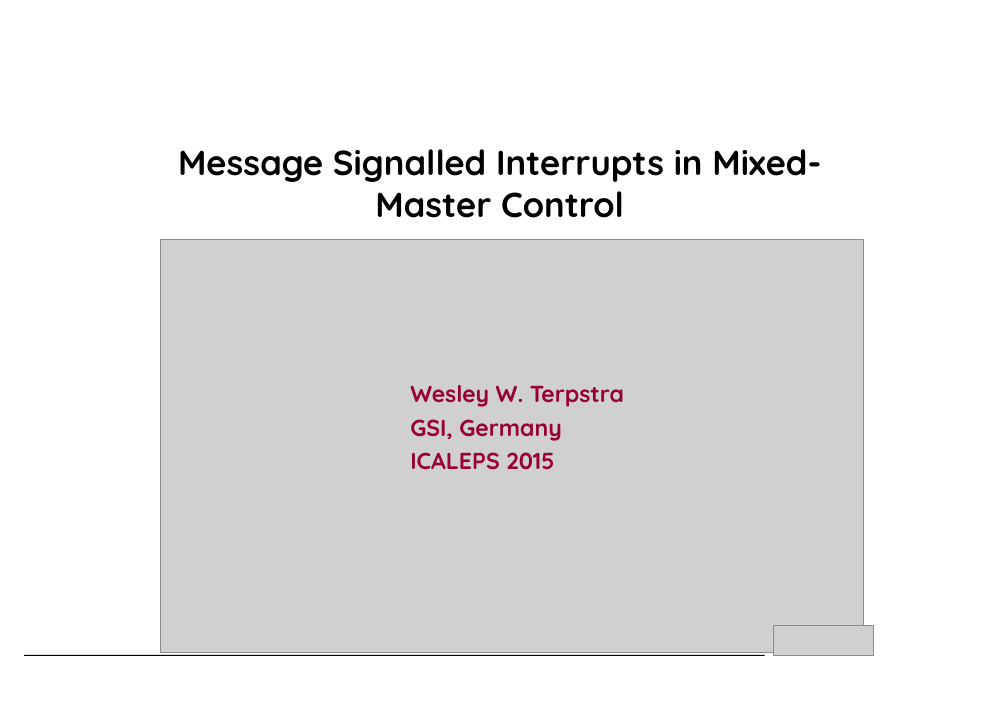
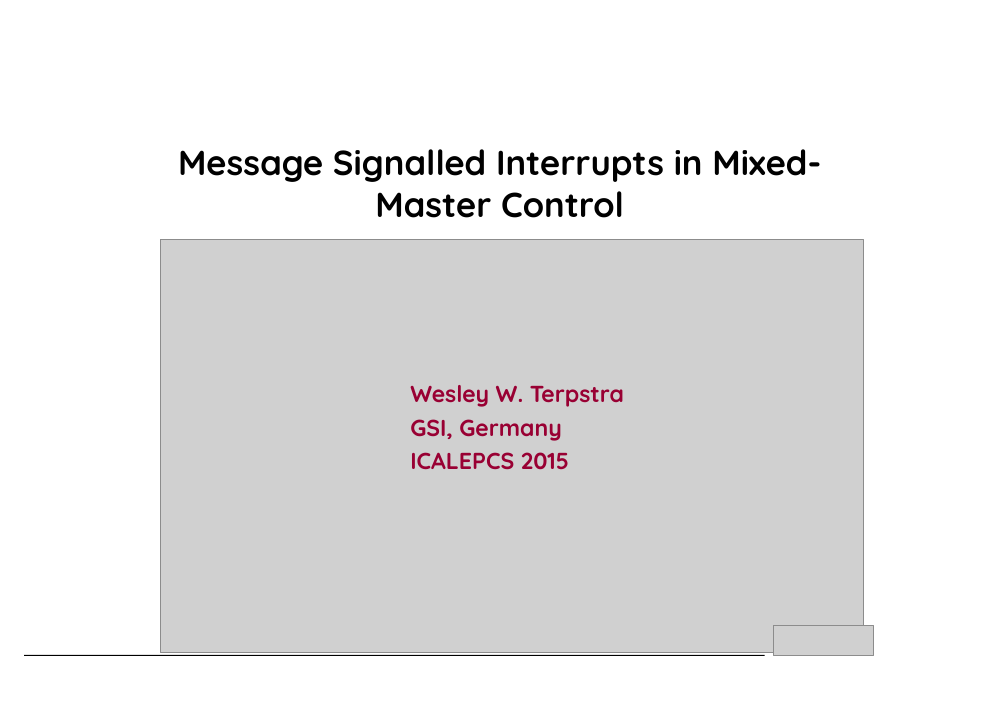
Before and after one commit to terpstra/wbmsi, a slide deck: slide 1 of THHA2O03_talk.odp. Drawn at 1008x703 pixels with LibreOffice and Linux fonts; fonts in the diff are those of the drawing; grey boxes stand for pictures; background and template pictures are left out. Boxes give left, top, right and bottom in pixels: in the first picture for what was removed or moved away, otherwise in the second. Text is boxed around its words. In the diff, an @@ line names an element or a change of style, - is before the commit and + after.

```diff
--- a/THHA2O03_talk.odp
+++ b/THHA2O03_talk.odp
@@ subtitle at bbox=[410, 452, 569, 470]: text changed @@
-ICALEPS 2015
+ICALEPCS 2015
```
Also in this commit, not shown: 10 other slides changed, 5 slides added.
